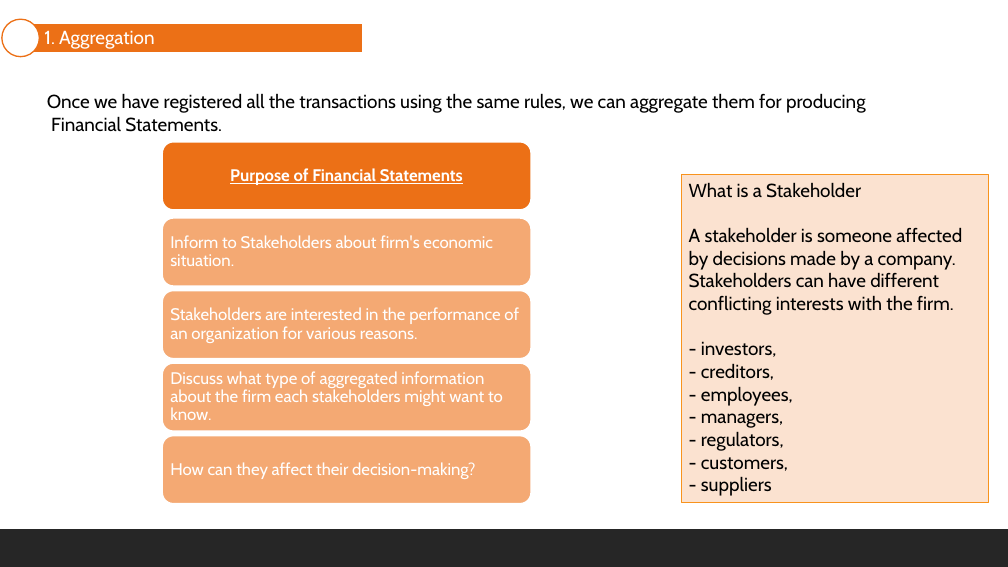
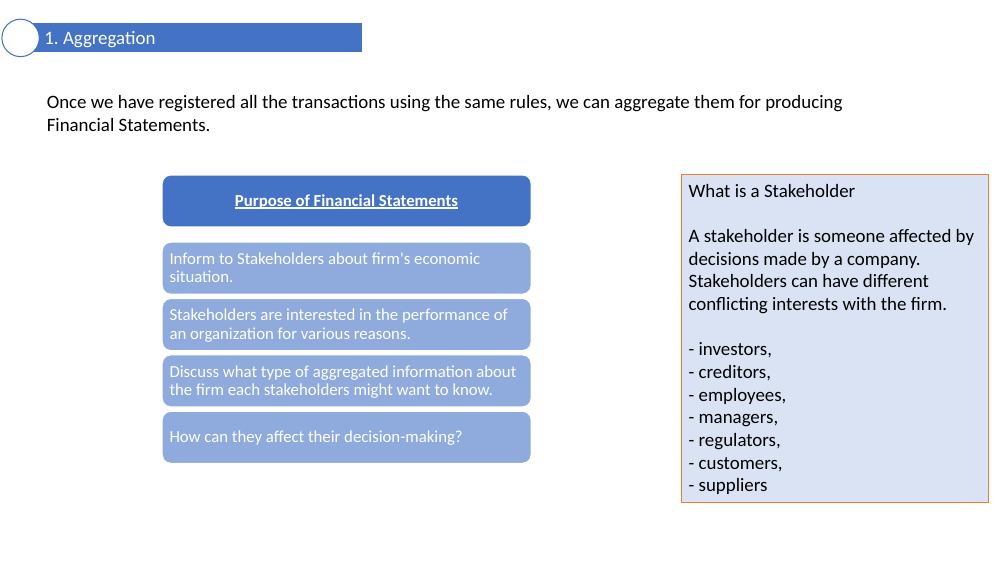
Before and after one commit to mortizm1988/lecture_financial_statements_analysis, a slide deck: slide 22 of topic_1_foundations.pptx. Drawn at 1008x567 pixels with LibreOffice and Linux fonts; fonts in the diff are those of the drawing. Boxes give left, top, right and bottom in pixels: in the first picture for what was removed or moved away, otherwise in the second. Text is boxed around its words. In the diff, an @@ line names an element or a change of style, - is before the commit and + after.

```diff
--- a/topic_1_foundations.pptx
+++ b/topic_1_foundations.pptx
@@ ellipse at (2, 19, 39, 57): outline #EC7016 1.25 pt to #4472C4 1 pt @@
@@ freeform shape "1. Aggregation" at (20, 23, 362, 53): font Cabin to Calibri; fill #EC7016 to #4472C4; outline #FFFFFF 1.25 pt to #FFFFFF 1 pt @@
@@ rounded rectangle: place and size @@
-rounded rectangle at (162, 141, 532, 210)
+rounded rectangle at (162, 175, 532, 228)
@@ rounded rectangle at (162, 175, 532, 228): fill #EC7016 to #4472C4; outline #FFFFFF 2 pt to #FFFFFF 1.5 pt @@
@@ text "Purpose of Financial Statements": place and size @@
-text "Purpose of Financial Statements" at (230, 168, 463, 185)
+text "Purpose of Financial Statements" at (235, 194, 458, 209)
@@ rectangle "What is a Stakeholder" at (681, 175, 988, 503): font Cabin to Calibri; fill #FBE2D0 to #DAE3F3; outline #F8931D 1.25 pt to #ED7D31 1 pt @@
@@ rounded rectangle: place and size @@
-rounded rectangle at (162, 218, 532, 287)
+rounded rectangle at (162, 242, 532, 295)
@@ text "Inform to Stakeholders about firm's ...": place and size @@
-text "Inform to Stakeholders about firm's ..." at (170, 235, 493, 266)
+text "Inform to Stakeholders about firm's ..." at (170, 252, 480, 282)
@@ rounded rectangle: place and size @@
-rounded rectangle at (162, 290, 532, 359)
+rounded rectangle at (162, 299, 532, 352)
@@ rounded rectangle: place and size @@
-rounded rectangle at (162, 363, 532, 432)
+rounded rectangle at (162, 355, 532, 408)
@@ fill #F4A973 to #8FAADC; outline #FFFFFF 2 pt to #FFFFFF 1.5 pt in 4 elements at (162, 299, 532, 352), (162, 355, 532, 408), (162, 242, 532, 295), (162, 411, 532, 464) @@
@@ rounded rectangle: place and size @@
-rounded rectangle at (162, 436, 532, 504)
+rounded rectangle at (162, 411, 532, 464)
@@ font Cabin to Calibri in 6 elements at (47, 95, 842, 131), (170, 308, 508, 342), (170, 365, 516, 398), (170, 252, 480, 282), (235, 194, 458, 209), (170, 430, 462, 445) @@
@@ text "How can they affect their ...": place and size @@
-text "How can they affect their ..." at (170, 462, 475, 479)
+text "How can they affect their ..." at (170, 430, 462, 445)
@@ rectangle removed at (0, 529, 1008, 567) @@
```
Also in this commit, not shown: 37 other slides changed, 2 other files.
